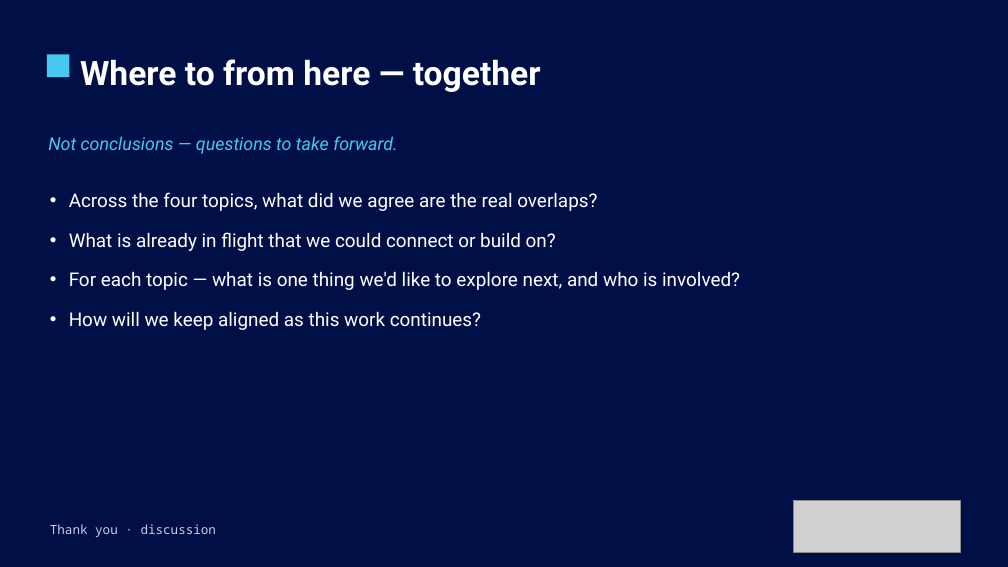
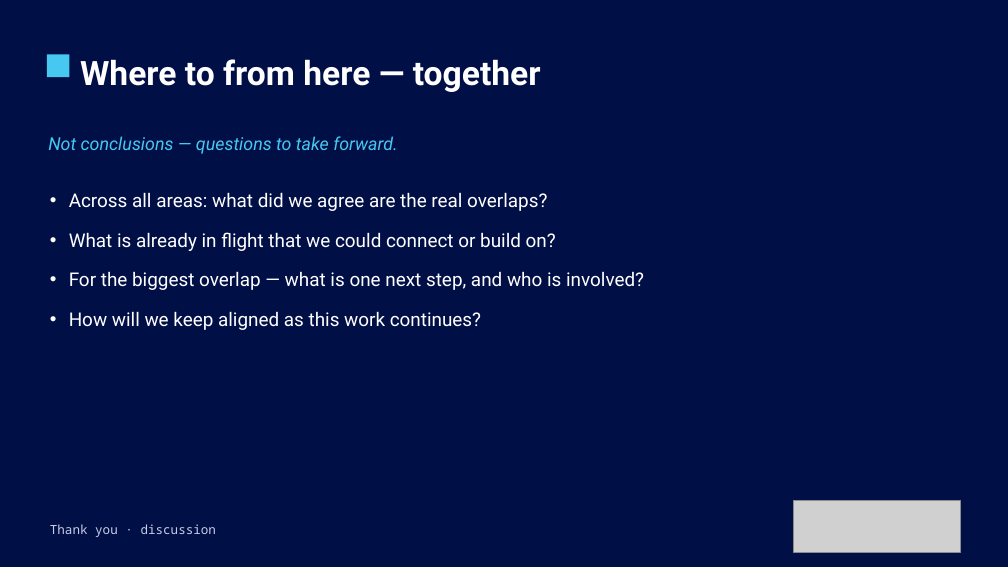
Before and after one commit to Enterprise-Services-Group/unimelb-current-students-ia, a slide deck: slide 9 of discussion-deck/Current-Students-EndToEnd-Discussion.pptx (slide 13 before the commit). Drawn at 1008x567 pixels with LibreOffice and Linux fonts; fonts in the diff are those of the drawing; grey boxes stand for pictures. Boxes give left, top, right and bottom in pixels: in the first picture for what was removed or moved away, otherwise in the second. Text is boxed around its words. In the diff, an @@ line names an element or a change of style, - is before the commit and + after.

```diff
--- a/discussion-deck/Current-Students-EndToEnd-Discussion.pptx
+++ b/discussion-deck/Current-Students-EndToEnd-Discussion.pptx
@@ text at (69, 192, 547, 211): text changed @@
-• Across the four topics, what did we agree are the real overlaps?
+• Across all areas: what did we agree are the real overlaps?
@@ text at (69, 271, 644, 290): text changed @@
-• For each topic — what is one thing we'd like to explore next, and who is involved?
+• For the biggest overlap — what is one next step, and who is involved?
```
Also in this commit, not shown: 7 other slides changed, 3 slides added, 6 slides removed, 22 other files.
